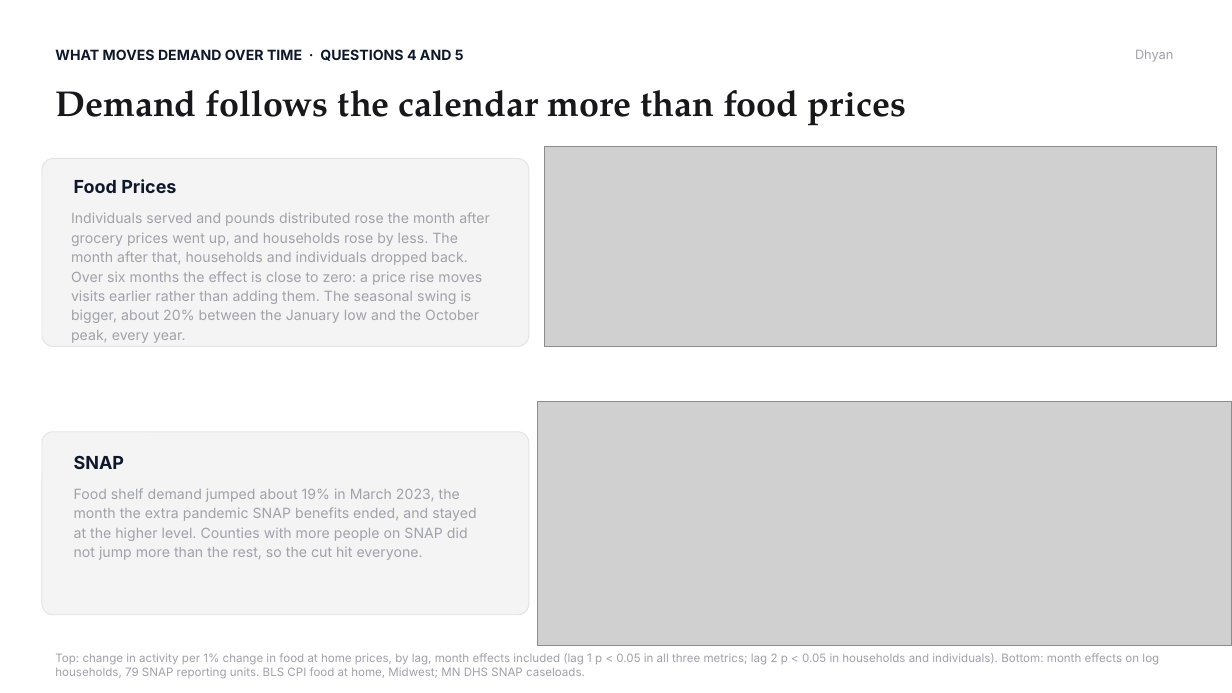
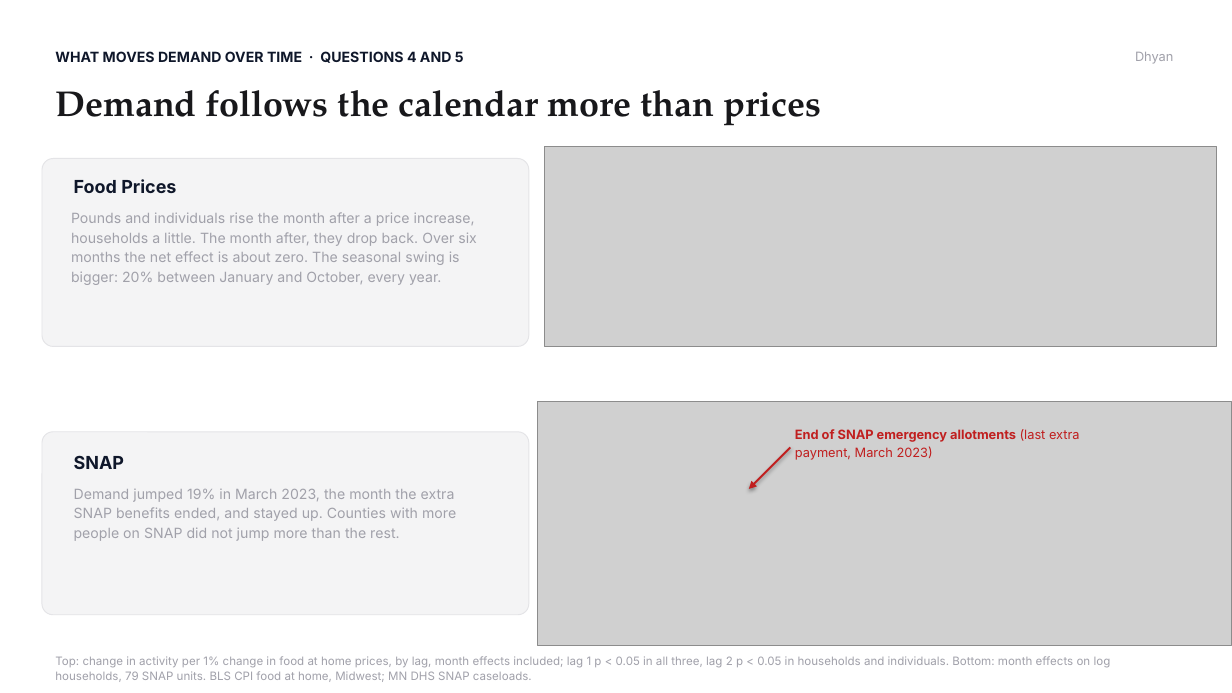
Before and after one commit to dhyan95/MinneMUDAC, a slide deck: slide 6 of docs/MinneMUDAC 2026_ Data Detectors.pptx. Drawn at 1232x693 pixels with LibreOffice and Linux fonts; fonts in the diff are those of the drawing; grey boxes stand for pictures. Boxes give left, top, right and bottom in pixels: in the first picture for what was removed or moved away, otherwise in the second. Text is boxed around its words. In the diff, an @@ line names an element or a change of style, - is before the commit and + after.

```diff
--- a/docs/MinneMUDAC 2026_ Data Detectors.pptx
+++ b/docs/MinneMUDAC 2026_ Data Detectors.pptx
@@ text "WHAT MOVES DEMAND OVER TIME ..." at <box>55,51,464,63</box>: line spacing 1 to 1.15 @@
@@ text "Dhyan" at <box>1135,52,1173,64</box>: line spacing 1 to 1.15 @@
@@ text at <box>55,90,821,126</box>: text changed @@
-Demand follows the calendar more than food prices
+Demand follows the calendar more than prices
@@ text at <box>71,212,477,285</box>: text changed @@
-Individuals served and pounds distributed rose the month after grocery prices went up, and households rose by less. The month after that, households and individuals dropped back. Over six months the effect is close to zero: a price rise moves visits earlier rather than adding them. The seasonal swing is bigger, about 20% between the January low and the October peak, every year.
+Pounds and individuals rise the month after a price increase, households a little. The month after, they drop back. Over six months the net effect is about zero. The seasonal swing is bigger: 20% between January and October, every year.
@@ arrow added from (790, 447) to (749, 489), #C01F1F 1.5 pt @@
@@ text added at <box>795,429,1080,460</box>, 10 pt, text #C01F1F, bold @@
+End of SNAP emergency allotments (last extra payment, March 2023)
@@ text at <box>74,489,456,541</box>: text changed @@
-Food shelf demand jumped about 19% in March 2023, the month the extra pandemic SNAP benefits ended, and stayed at the higher level. Counties with more people on SNAP did not jump more than the rest, so the cut hit everyone.
+Demand jumped 19% in March 2023, the month the extra SNAP benefits ended, and stayed up. Counties with more people on SNAP did not jump more than the rest.
@@ text at <box>55,656,1111,682</box>: text changed @@
-Top: change in activity per 1% change in food at home prices, by lag, month effects included (lag 1 p < 0.05 in all three metrics; lag 2 p < 0.05 in households and individuals). Bottom: month effects on log households, 79 SNAP reporting units. BLS CPI food at home, Midwest; MN DHS SNAP caseloads.
+Top: change in activity per 1% change in food at home prices, by lag, month effects included; lag 1 p < 0.05 in all three, lag 2 p < 0.05 in households and individuals. Bottom: month effects on log households, 79 SNAP units. BLS CPI food at home, Midwest; MN DHS SNAP caseloads.
```
Also in this commit, not shown: 13 other slides changed, 2 slides removed, 6 other files.
